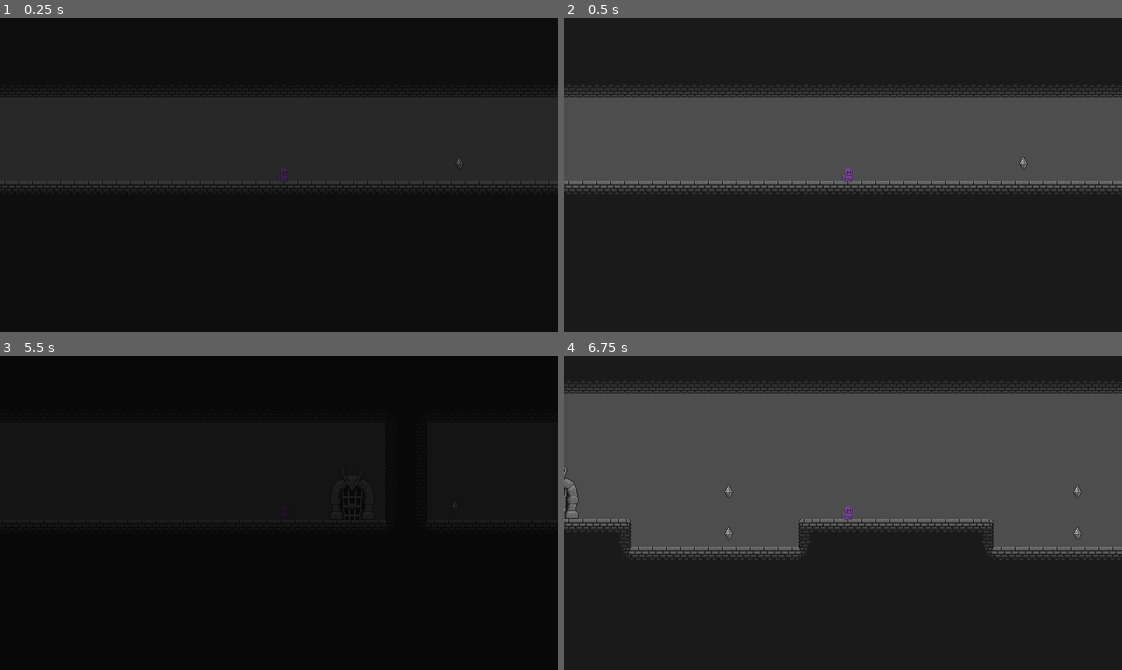
Above: before the commit, frames 1-4 (two rows, left to right).
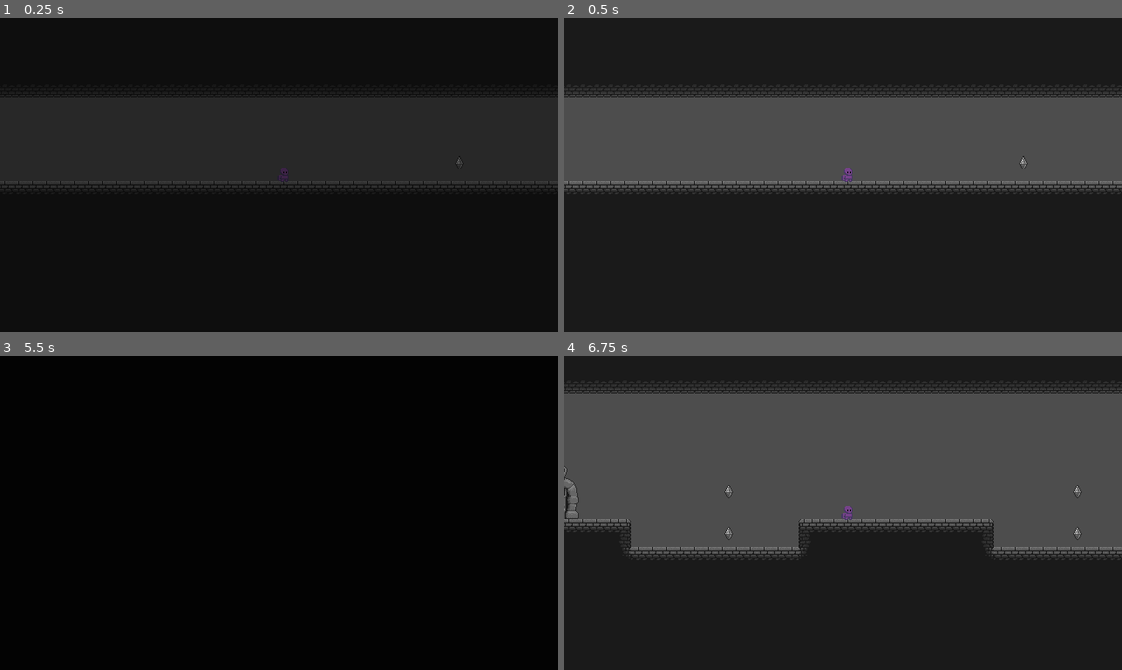
Above: after the commit, the same moments.

Repository: MatthewBL/Gates-and-Gems
Game: Godot game, scene res://scenes/level_manager/level_manager.tscn
Same seed, same stepped clock (60 frames per second), same inputs: the game is played once before the commit and once after it.
Inputs:
- Up to frame 1 (0.25 s): no input
- Up to frame 2 (0.5 s): no input
- Up to frame 3 (5.5 s): hold D (ui_right) 0.53-2.03 s; tap E (interact) every 0.75 s from 0.6 to 5.1 s; tap Space (ui_accept) at 0.77, 1.52, 3.02, 3.77, 4.52 s; hold A (ui_left) 2.03-2.78 s; hold D (ui_right) 2.78-4.28 s; hold A (ui_left) 4.28-5.03 s; hold D (ui_right) from 5.03 s (still down)
- Up to frame 4 (6.75 s): release D (ui_right) at 5.78 s; hold A (ui_left) from 5.78 s (still down); tap E (interact) at 5.85, 6.6 s; tap Space (ui_accept) at 6.02 s

The runs differ from the first frame. In frame 2, less than 0.1% of the frame differs, in the area x 82-83%, y 43-49%; in frame 3, 0.5%, in the area x 0-100%, y 35-53%; in frame 4, nothing differs.

Commit message:
No more player falling from the ceiling at the start of a level

Diff:
--- a/scenes/level_manager/level_manager.gd
+++ b/scenes/level_manager/level_manager.gd
@@ -73,8 +73,9 @@
 	player.velocity.x = 0
 	fade_in_out.fadeOut()
 	await get_tree().create_timer(1).timeout
-	fade_in_out.fadeIn()
-	player.allow_movement = true
 	for level: Node in level_container.get_children():
 		level.queue_free()
 	load_level.call_deferred(current_level_index + 1)
+	await get_tree().create_timer(0.1).timeout
+	fade_in_out.fadeIn()
+	player.allow_movement = true
--- a/scenes/levels/level_1.tscn
+++ b/scenes/levels/level_1.tscn
@@ -16,4 +16,4 @@
 position = Vector2(572, 288)
 
 [node name="PlayerSpawnpoint" parent="." index="3" unique_id=1240467275]
-position = Vector2(184, 275)
+position = Vector2(184, 278)
--- a/scenes/levels/level_2.tscn
+++ b/scenes/levels/level_2.tscn
@@ -16,4 +16,4 @@
 position = Vector2(256, 304)
 
 [node name="PlayerSpawnpoint" parent="." index="3" unique_id=1240467275]
-position = Vector2(176, 288)
+position = Vector2(176, 299)
--- a/scenes/levels/level_3.tscn
+++ b/scenes/levels/level_3.tscn
@@ -23,3 +23,6 @@
 
 [node name="Door" parent="." index="2" unique_id=1757254397]
 position = Vector2(448, 400)
+
+[node name="PlayerSpawnpoint" parent="." index="3" unique_id=1240467275]
+position = Vector2(167, 392)
--- a/scenes/levels/level_4.tscn
+++ b/scenes/levels/level_4.tscn
@@ -21,4 +21,4 @@
 position = Vector2(419, 20)
 
 [node name="Door" parent="." index="2" unique_id=1757254397]
-position = Vector2(660, 273)
+position = Vector2(660, 272)
--- a/scenes/levels/level_5.tscn
+++ b/scenes/levels/level_5.tscn
@@ -20,4 +20,7 @@
 position = Vector2(220, 443)
 
 [node name="Door" parent="." index="2" unique_id=1757254397]
-position = Vector2(149, 371)
+position = Vector2(149, 368)
+
+[node name="PlayerSpawnpoint" parent="." index="3" unique_id=1240467275]
+position = Vector2(167, 264)
